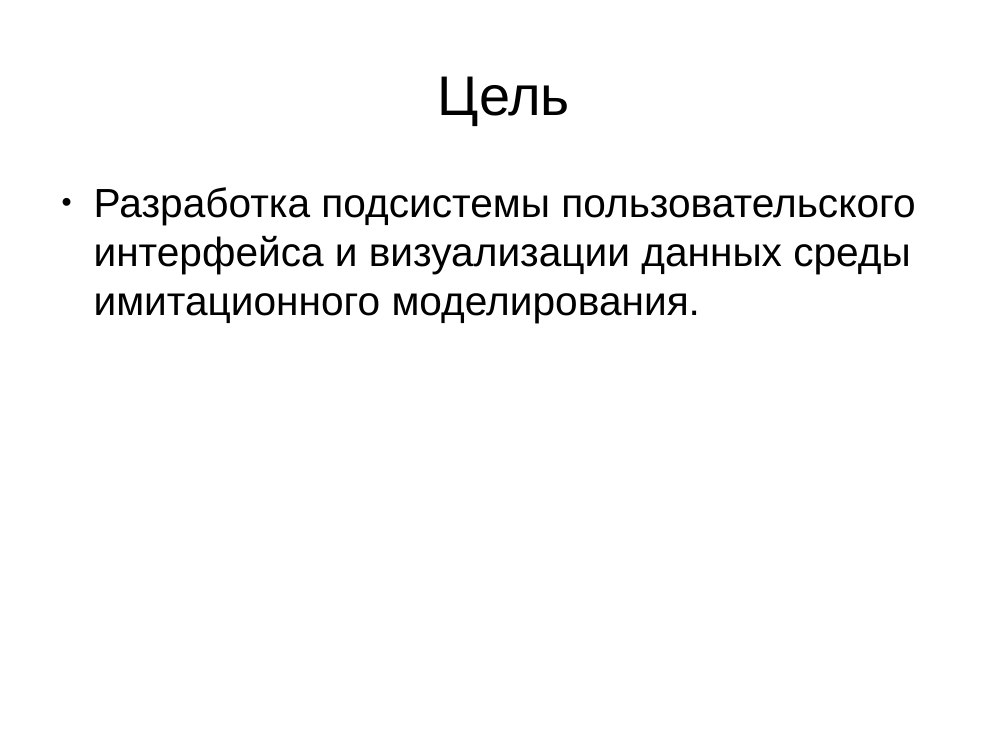
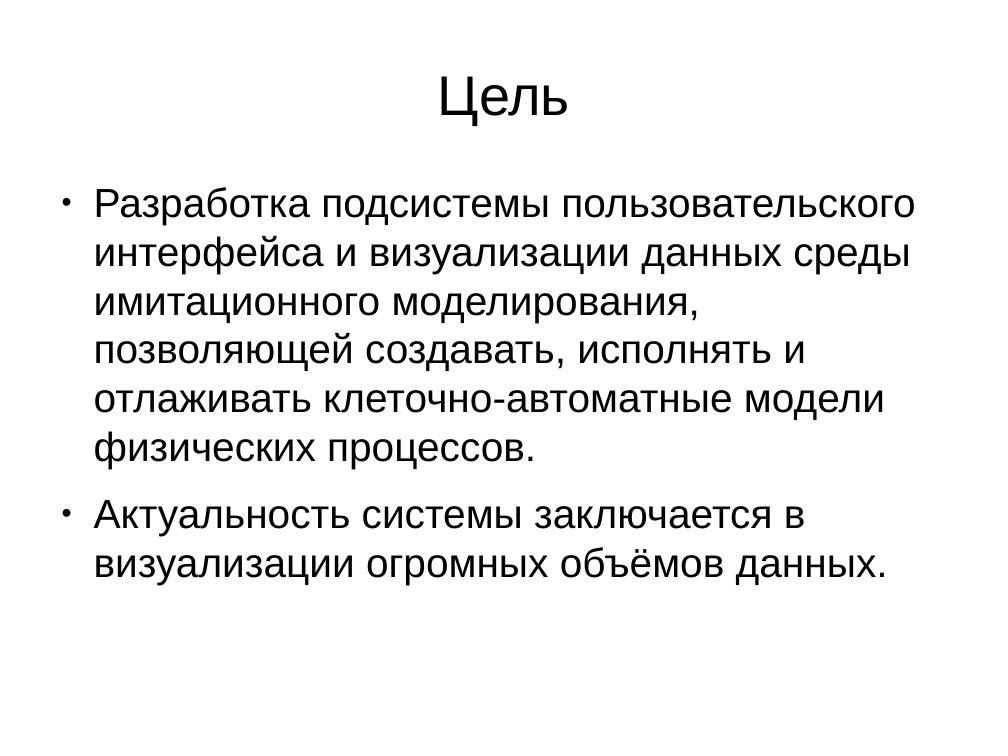
Before and after one commit to zaic/cavis, a slide deck: slide 4 of doc/issc.odp (slide 3 before the commit). Drawn at 1008x756 pixels with LibreOffice and Linux fonts; fonts in the diff are those of the drawing. Boxes give left, top, right and bottom in pixels: in the first picture for what was removed or moved away, otherwise in the second. Text is boxed around its words. In the diff, an @@ line names an element or a change of style, - is before the commit and + after.

```diff
--- a/doc/issc.odp
+++ b/doc/issc.odp
@@ text at (x1=94, y1=187, x2=915, y2=584): text changed @@
-● Разработка подсистемы пользовательского интерфейса и визуализации данных среды имитационного моделирования.
+● Разработка подсистемы пользовательского интерфейса и визуализации данных среды имитационного моделирования, позволяющей создавать, исполнять и отлаживать клеточно-автоматные модели физических процессов.
+● Актуальность системы заключается в визуализации огромных объёмов данных.
```
Also in this commit, not shown: 3 other slides changed, 5 slides added, 3 slides removed, 4 other files.
